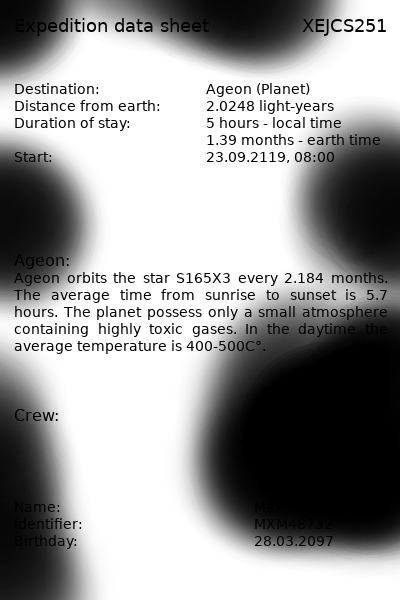
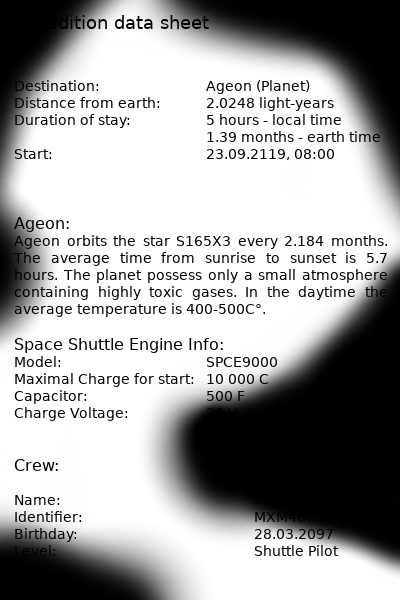
Layered file, before and after one edit (400x600). Changes by layer:
painted on "Expedition data sheet XEJCS25..." over [13, 15, 387, 556]
painted on "document_texture.png" over [0, 0, 400, 600]
